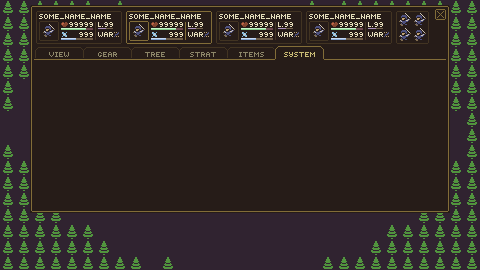
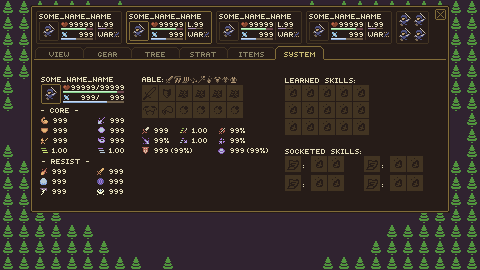
The second 480px x 270px image is a revision of the first. Changes to its layers:
showed group "gear" (2nd of 2, in "ui" › "menusmall") (20 layers) over left=40, top=76, right=423, bottom=195
hid group "battle" (4 layers) over left=105, top=76, right=396, bottom=194
